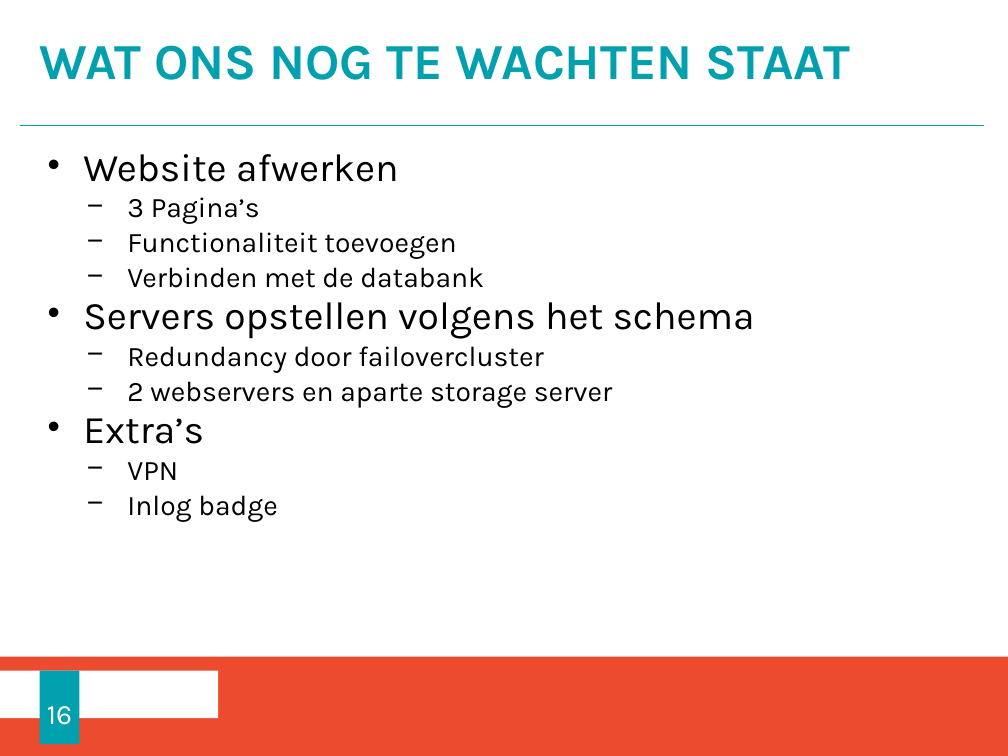
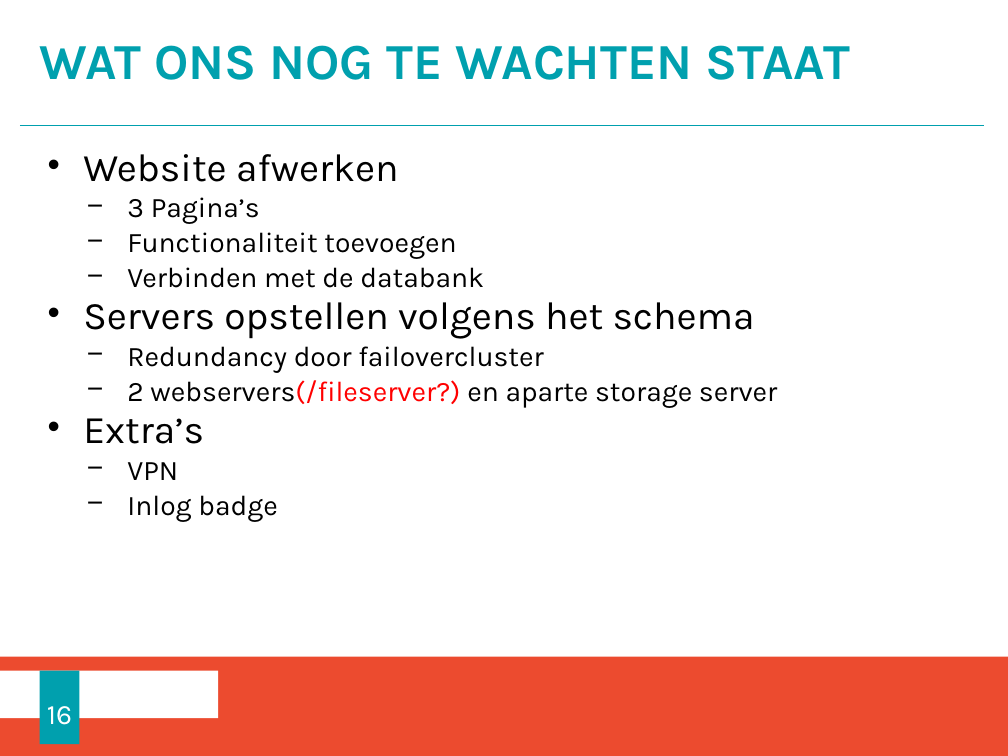
Before and after one commit to RBracke/SocialBusiness, a slide deck: slide 16 of Documenten/presentatie_mid.pptx. Drawn at 1008x756 pixels with LibreOffice and Linux fonts; fonts in the diff are those of the drawing; background and template pictures are left out. Boxes give left, top, right and bottom in pixels: in the first picture for what was removed or moved away, otherwise in the second. Text is boxed around its words. In the diff, an @@ line names an element or a change of style, - is before the commit and + after.

Commit message:
1 woordje bijgevoegd bij webserver/(fileserver?), nog aanpassen naar zwart

```diff
--- a/Documenten/presentatie_mid.pptx
+++ b/Documenten/presentatie_mid.pptx
@@ text at box(127, 380, 777, 408): text changed @@
-  − 2 webservers en aparte storage server
+  − 2 webservers(/fileserver?) en aparte storage server
```
